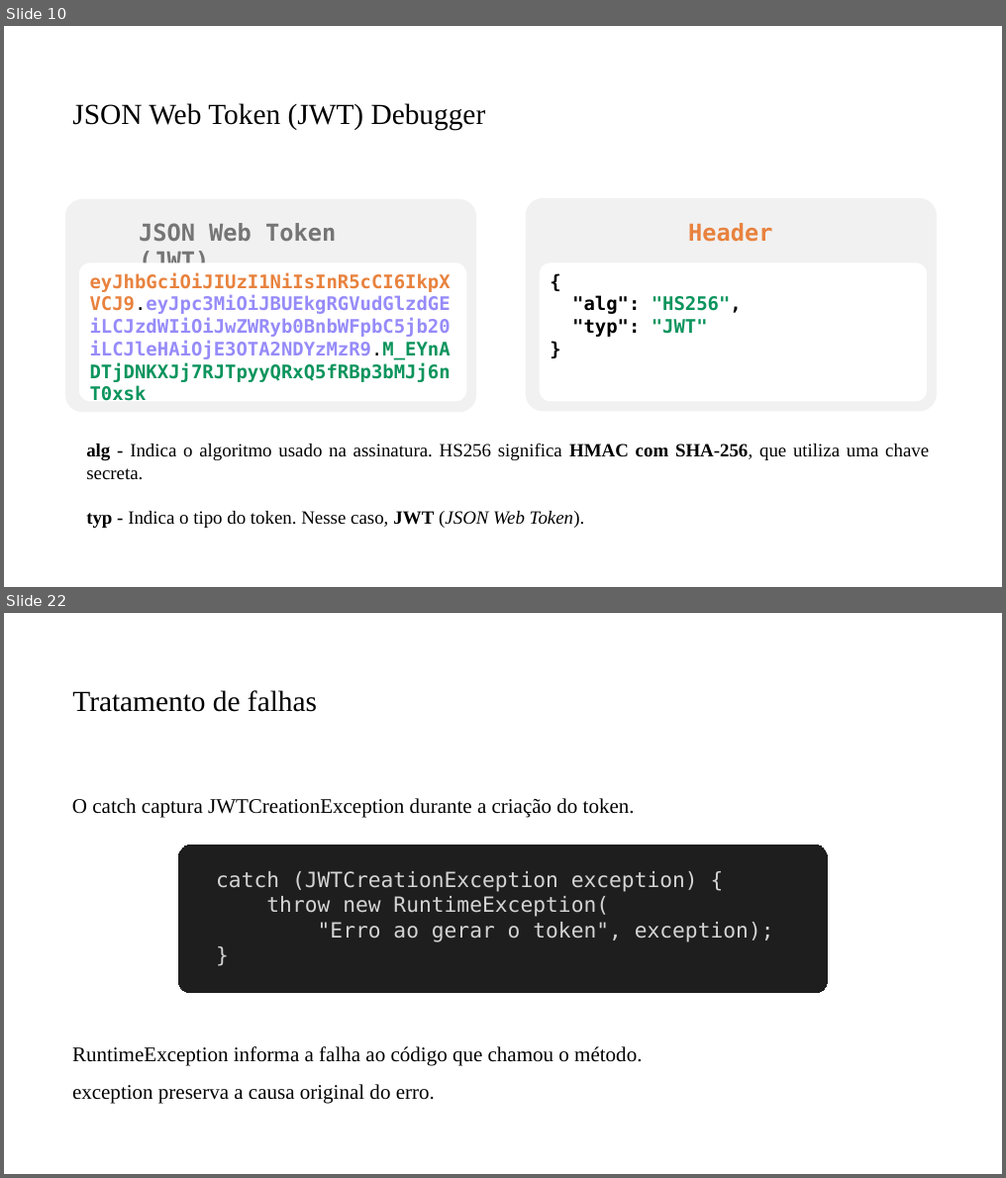
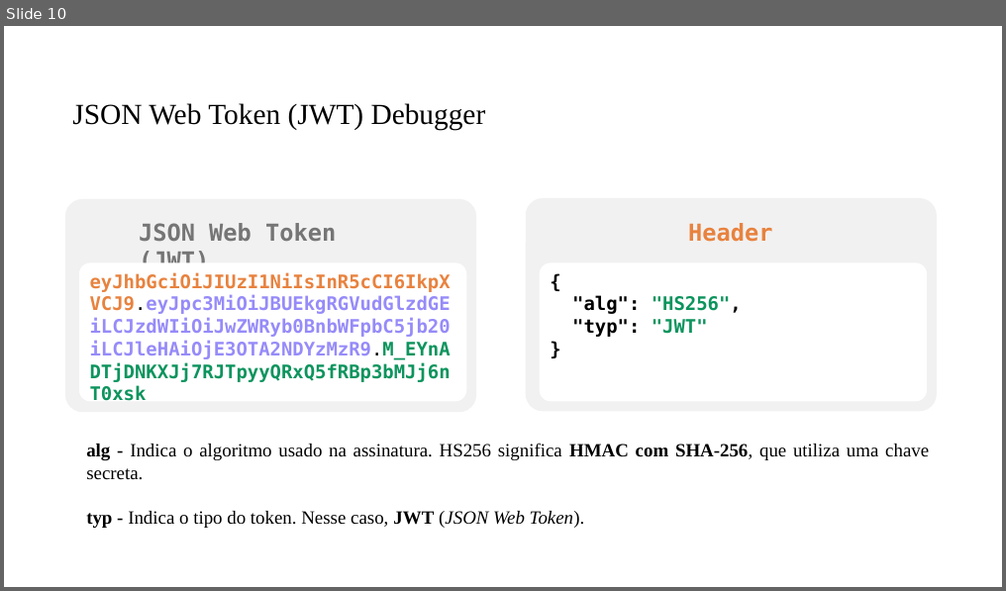
Before and after one commit to PedroMiho/UMC, a slide deck: engenharia-software/software-corporativo/boas-praticas/aula-08-controle-acesso/spring-security.pptx. Shown one above the other, each under a label of ours: slides 10 and 22 before the commit, slide 10 after it; the slides between them are not shown. The pictures are 1006x1178 and 1006x591 pixels, drawn with LibreOffice and Linux fonts; fonts in the diff are those of the drawing; background and template pictures are left out. Boxes give left, top, right and bottom in pixels: in the first picture for what was removed or moved away, otherwise in the second. Text is boxed around its words. In the diff, an @@ line names an element or a change of style, - is before the commit and + after.

```diff
--- a/engenharia-software/software-corporativo/boas-praticas/aula-08-controle-acesso/spring-security.pptx
+++ b/engenharia-software/software-corporativo/boas-praticas/aula-08-controle-acesso/spring-security.pptx
@@ slide 22 removed at [4, 613, 1002, 1174], background #FFFFFF @@
@@ title removed at [72, 690, 317, 712] @@
-Tratamento de falhas
@@ text removed at [72, 798, 635, 818] @@
-O catch captura JWTCreationException durante a criação do token.
@@ rounded rectangle removed at [179, 845, 828, 993] @@
@@ text removed at [216, 871, 774, 943] @@
-catch (JWTCreationException exception) {
-throw new RuntimeException(
-"Erro ao gerar o token", exception);
-}
@@ text removed at [72, 1047, 642, 1104] @@
-RuntimeException informa a falha ao código que chamou o método.
-exception preserva a causa original do erro.
```
Also in this commit, not shown: 1 slide changed, 6 slides added, 21 other slides removed, 24 other files.
